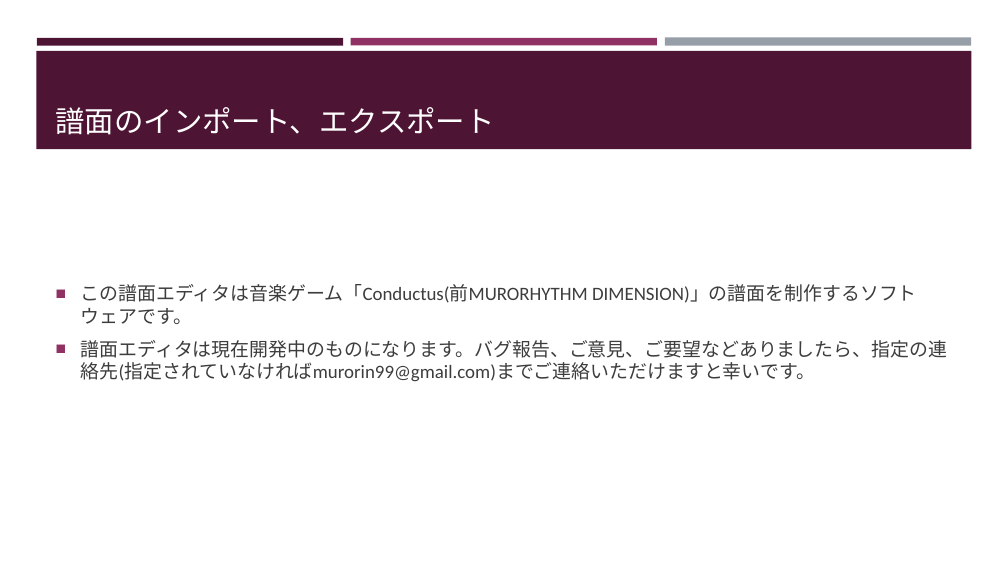
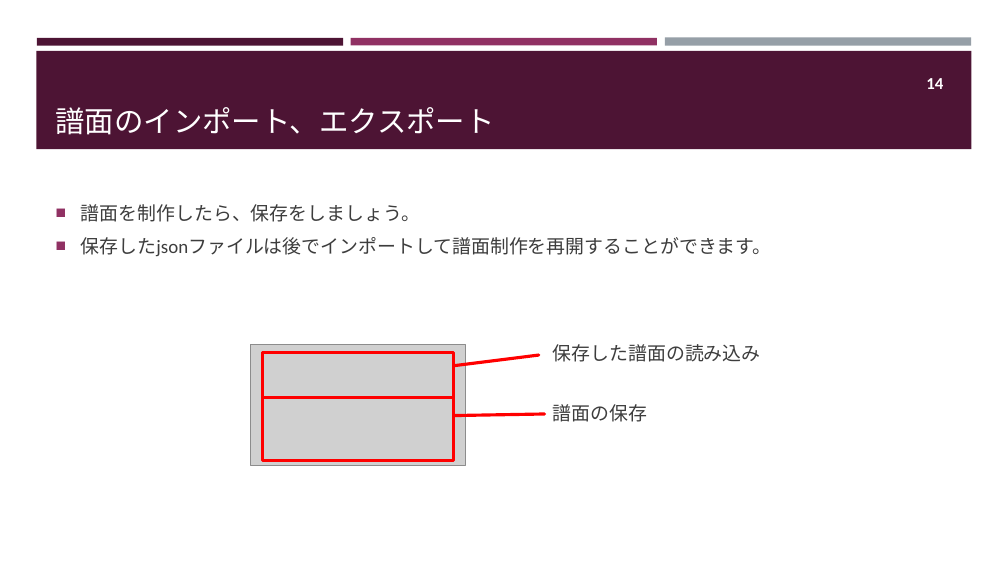
Before and after one commit to mumiroMurorin/MURORYTHM_DIMENTION, a slide deck: slide 15 of Assets/ChartEditor/Texture/Explanation/ChartEditor説明書.pptx (slide 14 before the commit). Drawn at 1008x567 pixels with LibreOffice and Linux fonts; fonts in the diff are those of the drawing; grey boxes stand for pictures. Boxes give left, top, right and bottom in pixels: in the first picture for what was removed or moved away, otherwise in the second. Text is boxed around its words. In the diff, an @@ line names an element or a change of style, - is before the commit and + after.

```diff
--- a/Assets/ChartEditor/Texture/Explanation/ChartEditor説明書.pptx
+++ b/Assets/ChartEditor/Texture/Explanation/ChartEditor説明書.pptx
@@ page number added at bbox=[926, 78, 943, 89], 16 pt, text #FFFFFF, bold @@
+14
@@ text at bbox=[81, 204, 772, 257]: text changed @@
-■ この譜面エディタは音楽ゲーム「Conductus(前MURORHYTHM DIMENSION)」の譜面を制作するソフトウェアです。
-■ 譜面エディタは現在開発中のものになります。バグ報告、ご意見、ご要望などありましたら、指定の連絡先(指定されていなければmurorin99@gmail.com)までご連絡いただけますと幸いです。
+■ 譜面を制作したら、保存をしましょう。
+■ 保存したjsonファイルは後でインポートして譜面制作を再開することができます。
@@ picture added at bbox=[250, 344, 465, 465] @@
@@ border callout added at bbox=[263, 352, 454, 397], outline #FF0000 3 pt @@
@@ text added at bbox=[553, 344, 761, 362], 18 pt, text #3D3D3D @@
+保存した譜面の読み込み
@@ border callout added at bbox=[263, 398, 454, 461], outline #FF0000 3 pt @@
@@ text added at bbox=[553, 404, 647, 422], 18 pt, text #3D3D3D @@
+譜面の保存
```
Also in this commit, not shown: 10 other slides changed, 4 slides added, 3 slides removed, 39 other files.
